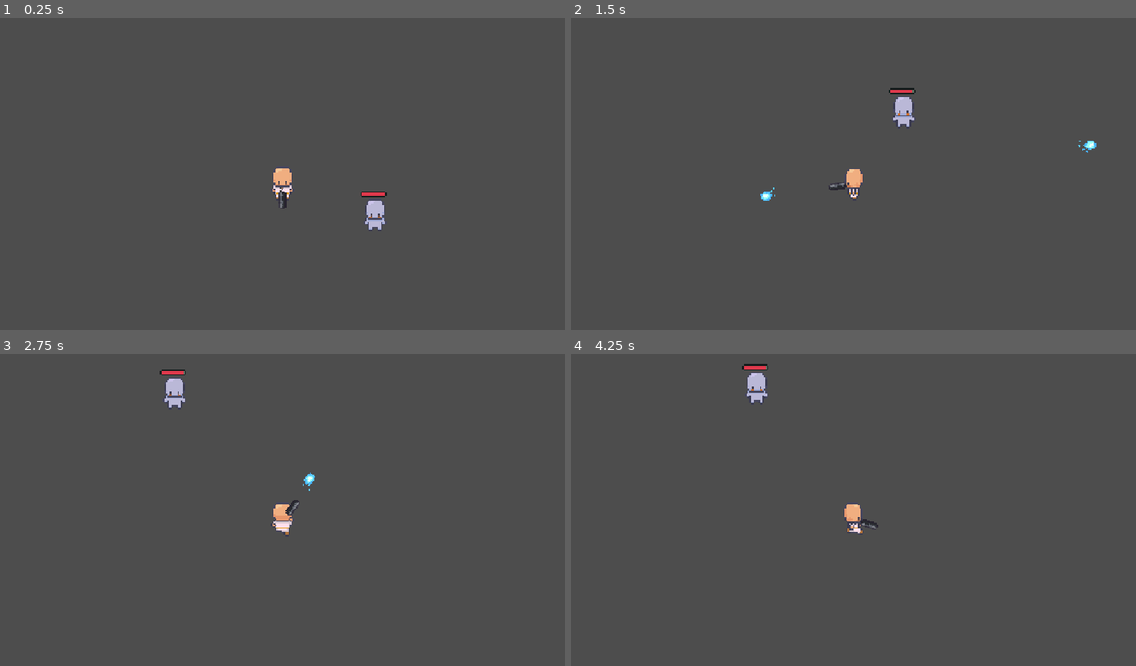
Above: before the commit, frames 1-4 (two rows, left to right).
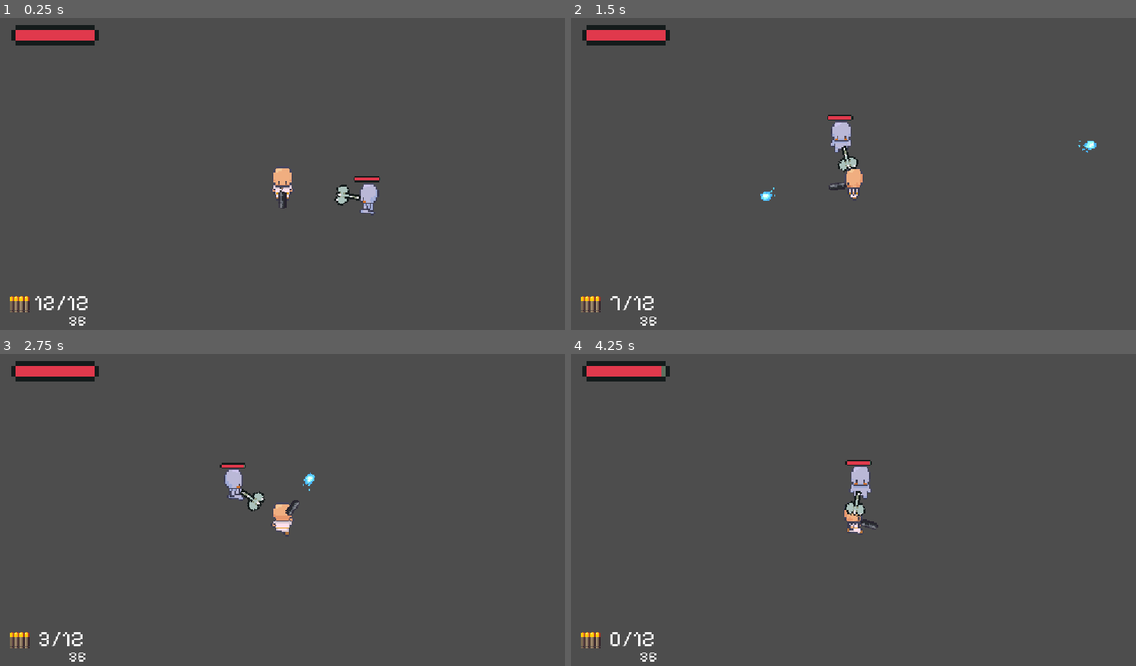
Above: after the commit, the same moments.

Repository: MonkeyMan1911/bounce-back-haven-jam
Game: Godot game, scene res://scenes/levels/test_rooms/test_room.tscn
Same seed, same stepped clock (60 frames per second), same inputs: the game is played once before the commit and once after it. The project has no main scene, so this scene is started directly.
Inputs (mouse positions are in pixels of both pictures, inside the frame that each line leads up to):
- Up to frame 1 (0.25 s): no input
- Up to frame 2 (1.5 s): move the mouse to (977, 161) at 0.52 s; press the mouse at (977, 161) at 0.53 s; hold D (move_right) 0.53-1.28 s; move the mouse to (740, 192) at 1.27 s; release the mouse at (740, 192) at 1.28 s; hold S (move_down) from 1.28 s (still down); click (740, 192) at 1.35 s
- Up to frame 3 (2.75 s): move the mouse to (339, 444) at 2.02 s; release S (move_down) at 2.03 s; press the mouse at (339, 444) at 2.03 s; hold D (move_right) from 2.03 s (still down)
- Up to frame 4 (4.25 s): move the mouse to (825, 575) at 2.77 s; release D (move_right) at 2.78 s; release the mouse at (825, 575) at 2.78 s; hold W (move_up) 2.78-3.53 s; click (825, 575) at 2.85 s; move the mouse to (1023, 559) at 3.52 s; press the mouse at (1023, 559) at 3.53 s; hold A (move_left) from 3.53 s (still down)

The runs differ from the first frame. In frame 1, 2.0% of the frame differs, in the area x 1-69%, y 2-99%; in frame 2, 2.1%; in frame 3, 2.0%; in frame 4, 2.1%, in the area x 1-54%, y 2-99%.

Commit message:
added axe gladiator

Diff:
--- /dev/null
+++ b/entities/characters/gladiator_2/gladiator_2.gd
@@ -0,0 +1,142 @@
+class_name Gladiator2
+extends CharacterBody2D
+
+@export var speed: float = 80.0
+@export var attack_damage: float = 10.0
+@export var attack_cooldown: float = 1.2
+@export var swing_time: float = 0.25
+@export var windup_time: float = 0.15
+@export_range(30.0, 270.0) var swing_arc_degrees: float = 120.0
+
+@export var attack_range_padding: float = 4.0
+
+@onready var health_component: HealthComponent = $HealthComponent
+@onready var animated_sprite: AnimatedSprite2D = $Sprite
+@onready var attack_radius_node: CollisionShape2D = $AttackRadius
+@onready var axe_pivot: Marker2D = $AxePivot
+@onready var axe: Area2D = $AxePivot/Axe
+
+var player: Player
+var facing_direction: Vector2 = Vector2.DOWN
+
+var _attack_range: float = 24.0
+var _swing_angle: float = 0.0
+var _is_attacking: bool = false
+var _can_attack: bool = true
+var _hit_this_swing: bool = false
+
+
+func _ready() -> void:
+	attack_radius_node.set_deferred("disabled", true)
+
+	var circle := attack_radius_node.shape as CircleShape2D
+	if circle:
+		_attack_range = circle.radius
+
+	axe.monitoring = false
+	axe.body_entered.connect(_on_axe_body_entered)
+	_update_axe_pivot()
+
+
+func _physics_process(_delta: float) -> void:
+	if not is_instance_valid(player):
+		player = get_tree().get_first_node_in_group("player") as Player
+		if player == null:
+			return
+
+	if _is_attacking:
+		velocity = Vector2.ZERO
+		_update_sprite_animation("idle")
+		_update_axe_pivot()
+		_check_swing_hits()
+		move_and_slide()
+		return
+
+	var to_player := player.global_position - global_position
+	var attack_center := global_position + attack_radius_node.position
+	var in_range := attack_center.distance_to(player.global_position) <= _attack_range + attack_range_padding
+
+	if to_player.length() > 0.01:
+		facing_direction = to_player.normalized()
+
+	if in_range:
+		velocity = Vector2.ZERO
+		if _can_attack:
+			_start_attack()
+	else:
+		velocity = facing_direction * speed
+
+	var is_walking := velocity != Vector2.ZERO
+	_update_sprite_animation("walk" if is_walking else "idle")
+	_update_axe_pivot()
+	move_and_slide()
+
+
+func take_damage(attack_damage_amount) -> void:
+	health_component.update_health(attack_damage_amount)
+
+
+#  Attacking
+func _start_attack() -> void:
+	_is_attacking = true
+	_can_attack = false
+	_hit_this_swing = false
+
+	var half_arc := deg_to_rad(swing_arc_degrees) * 0.5
+	_swing_angle = -half_arc
+
+	var tween := create_tween()
+	tween.tween_interval(windup_time)
+	tween.tween_callback(func(): axe.monitoring = true)
+	tween.tween_method(_set_swing_angle, -half_arc, half_arc, swing_time)
+	tween.tween_callback(_end_swing)
+
+
+func _set_swing_angle(value: float) -> void:
+	_swing_angle = value
+
+
+func _end_swing() -> void:
+	axe.monitoring = false
+	_swing_angle = 0.0
+	_is_attacking = false
+	_update_axe_pivot()
+	get_tree().create_timer(attack_cooldown).timeout.connect(func(): _can_attack = true)
+
+
+func _on_axe_body_entered(body: Node2D) -> void:
+	_try_hit(body)
+
+func _check_swing_hits() -> void:
+	if not axe.monitoring or _hit_this_swing:
+		return
+	for body in axe.get_overlapping_bodies():
+		_try_hit(body)
+
+
+func _try_hit(body: Node2D) -> void:
+	if not _is_attacking or _hit_this_swing:
+		return
+	if body is Player:
+		_hit_this_swing = true  # one hit per swing
+		body.health_component.update_health(attack_damage)
+
+func _update_axe_pivot() -> void:
+	axe_pivot.rotation = facing_direction.angle() - PI / 2.0 + _swing_angle
+
+
+# Animation
+
+func _update_sprite_animation(state: String) -> void:
+	if not animated_sprite or not animated_sprite.sprite_frames:
+		return
+	var animation_name: String = state + "_" + _get_direction_string(facing_direction)
+	if animated_sprite.sprite_frames.has_animation(animation_name):
+		if animated_sprite.animation != animation_name:
+			animated_sprite.play(animation_name)
+
+
+func _get_direction_string(dir: Vector2) -> String:
+	if abs(dir.x) > abs(dir.y):
+		return "right" if dir.x > 0 else "left"
+	return "down" if dir.y > 0 else "up"
--- /dev/null
+++ b/entities/characters/gladiator_2/gladiator_2.tscn
@@ -0,0 +1,435 @@
+[gd_scene format=3 uid="uid://b2s5py1ubfij5"]
+
+[ext_resource type="Script" uid="uid://bid5lgvrcgijn" path="res://entities/characters/gladiator_2/gladiator_2.gd" id="1_8xabs"]
+[ext_resource type="Texture2D" uid="uid://cjamk14djknfk" path="res://assets/sprites/characters/dummy.png" id="1_wxcma"]
+[ext_resource type="PackedScene" uid="uid://q88u47wgunc2" path="res://components/health_component.tscn" id="2_223j8"]
+[ext_resource type="PackedScene" uid="uid://dabf5o3rt350k" path="res://components/health_bar.tscn" id="3_8xabs"]
+[ext_resource type="PackedScene" uid="uid://dwp05trjhua34" path="res://entities/weapons/axe.tscn" id="5_7beeh"]
+
+[sub_resource type="AtlasTexture" id="AtlasTexture_boeok"]
+atlas = ExtResource("1_wxcma")
+region = Rect2(288, 32, 16, 32)
+
+[sub_resource type="AtlasTexture" id="AtlasTexture_ktepc"]
+atlas = ExtResource("1_wxcma")
+region = Rect2(304, 32, 16, 32)
+
+[sub_resource type="AtlasTexture" id="AtlasTexture_lpbva"]
+atlas = ExtResource("1_wxcma")
+region = Rect2(320, 32, 16, 32)
+
+[sub_resource type="AtlasTexture" id="AtlasTexture_kr3mc"]
+atlas = ExtResource("1_wxcma")
+region = Rect2(336, 32, 16, 32)
+
+[sub_resource type="AtlasTexture" id="AtlasTexture_s0fuu"]
+atlas = ExtResource("1_wxcma")
+region = Rect2(352, 32, 16, 32)
+
+[sub_resource type="AtlasTexture" id="AtlasTexture_sebo4"]
+atlas = ExtResource("1_wxcma")
+region = Rect2(368, 32, 16, 32)
+
+[sub_resource type="AtlasTexture" id="AtlasTexture_u6ype"]
+atlas = ExtResource("1_wxcma")
+region = Rect2(192, 32, 16, 32)
+
+[sub_resource type="AtlasTexture" id="AtlasTexture_acmbd"]
+atlas = ExtResource("1_wxcma")
+region = Rect2(208, 32, 16, 32)
+
+[sub_resource type="AtlasTexture" id="AtlasTexture_05ctx"]
+atlas = ExtResource("1_wxcma")
+region = Rect2(224, 32, 16, 32)
+
+[sub_resource type="AtlasTexture" id="AtlasTexture_x8j86"]
+atlas = ExtResource("1_wxcma")
+region = Rect2(240, 32, 16, 32)
+
+[sub_resource type="AtlasTexture" id="AtlasTexture_uidqx"]
+atlas = ExtResource("1_wxcma")
+region = Rect2(256, 32, 16, 32)
+
+[sub_resource type="AtlasTexture" id="AtlasTexture_fyi4o"]
+atlas = ExtResource("1_wxcma")
+region = Rect2(272, 32, 16, 32)
+
+[sub_resource type="AtlasTexture" id="AtlasTexture_mmbtc"]
+atlas = ExtResource("1_wxcma")
+region = Rect2(0, 32, 16, 32)
+
+[sub_resource type="AtlasTexture" id="AtlasTexture_uknsj"]
+atlas = ExtResource("1_wxcma")
+region = Rect2(16, 32, 16, 32)
+
+[sub_resource type="AtlasTexture" id="AtlasTexture_v4s0d"]
+atlas = ExtResource("1_wxcma")
+region = Rect2(32, 32, 16, 32)
+
+[sub_resource type="AtlasTexture" id="AtlasTexture_lt6ag"]
+atlas = ExtResource("1_wxcma")
+region = Rect2(48, 32, 16, 32)
+
+[sub_resource type="AtlasTexture" id="AtlasTexture_2sldo"]
+atlas = ExtResource("1_wxcma")
+region = Rect2(64, 32, 16, 32)
+
+[sub_resource type="AtlasTexture" id="AtlasTexture_uoshc"]
+atlas = ExtResource("1_wxcma")
+region = Rect2(80, 32, 16, 32)
+
+[sub_resource type="AtlasTexture" id="AtlasTexture_5t0dv"]
+atlas = ExtResource("1_wxcma")
+region = Rect2(96, 32, 16, 32)
+
+[sub_resource type="AtlasTexture" id="AtlasTexture_6joc0"]
+atlas = ExtResource("1_wxcma")
+region = Rect2(112, 32, 16, 32)
+
+[sub_resource type="AtlasTexture" id="AtlasTexture_wan1e"]
+atlas = ExtResource("1_wxcma")
+region = Rect2(128, 32, 16, 32)
+
+[sub_resource type="AtlasTexture" id="AtlasTexture_o6lrx"]
+atlas = ExtResource("1_wxcma")
+region = Rect2(144, 32, 16, 32)
+
+[sub_resource type="AtlasTexture" id="AtlasTexture_6wf8n"]
+atlas = ExtResource("1_wxcma")
+region = Rect2(160, 32, 16, 32)
+
+[sub_resource type="AtlasTexture" id="AtlasTexture_jw7lu"]
+atlas = ExtResource("1_wxcma")
+region = Rect2(176, 32, 16, 32)
+
+[sub_resource type="AtlasTexture" id="AtlasTexture_lgja5"]
+atlas = ExtResource("1_wxcma")
+region = Rect2(288, 64, 16, 32)
+
+[sub_resource type="AtlasTexture" id="AtlasTexture_223j8"]
+atlas = ExtResource("1_wxcma")
+region = Rect2(304, 64, 16, 32)
+
+[sub_resource type="AtlasTexture" id="AtlasTexture_8xabs"]
+atlas = ExtResource("1_wxcma")
+region = Rect2(320, 64, 16, 32)
+
+[sub_resource type="AtlasTexture" id="AtlasTexture_7beeh"]
+atlas = ExtResource("1_wxcma")
+region = Rect2(336, 64, 16, 32)
+
+[sub_resource type="AtlasTexture" id="AtlasTexture_iqg6c"]
+atlas = ExtResource("1_wxcma")
+region = Rect2(352, 64, 16, 32)
+
+[sub_resource type="AtlasTexture" id="AtlasTexture_j4w0n"]
+atlas = ExtResource("1_wxcma")
+region = Rect2(368, 64, 16, 32)
+
+[sub_resource type="AtlasTexture" id="AtlasTexture_xeo7f"]
+atlas = ExtResource("1_wxcma")
+region = Rect2(192, 64, 16, 32)
+
+[sub_resource type="AtlasTexture" id="AtlasTexture_20toq"]
+atlas = ExtResource("1_wxcma")
+region = Rect2(208, 64, 16, 32)
+
+[sub_resource type="AtlasTexture" id="AtlasTexture_ijuw2"]
+atlas = ExtResource("1_wxcma")
+region = Rect2(224, 64, 16, 32)
+
+[sub_resource type="AtlasTexture" id="AtlasTexture_8pobi"]
+atlas = ExtResource("1_wxcma")
+region = Rect2(240, 64, 16, 32)
+
+[sub_resource type="AtlasTexture" id="AtlasTexture_7smxx"]
+atlas = ExtResource("1_wxcma")
+region = Rect2(256, 64, 16, 32)
+
+[sub_resource type="AtlasTexture" id="AtlasTexture_4qjis"]
+atlas = ExtResource("1_wxcma")
+region = Rect2(272, 64, 16, 32)
+
+[sub_resource type="AtlasTexture" id="AtlasTexture_id4vx"]
+atlas = ExtResource("1_wxcma")
+region = Rect2(0, 64, 16, 32)
+
+[sub_resource type="AtlasTexture" id="AtlasTexture_7mqyv"]
+atlas = ExtResource("1_wxcma")
+region = Rect2(16, 64, 16, 32)
+
+[sub_resource type="AtlasTexture" id="AtlasTexture_x7boa"]
+atlas = ExtResource("1_wxcma")
+region = Rect2(32, 64, 16, 32)
+
+[sub_resource type="AtlasTexture" id="AtlasTexture_eks26"]
+atlas = ExtResource("1_wxcma")
+region = Rect2(48, 64, 16, 32)
+
+[sub_resource type="AtlasTexture" id="AtlasTexture_bt2mp"]
+atlas = ExtResource("1_wxcma")
+region = Rect2(64, 64, 16, 32)
+
+[sub_resource type="AtlasTexture" id="AtlasTexture_op1kv"]
+atlas = ExtResource("1_wxcma")
+region = Rect2(80, 64, 16, 32)
+
+[sub_resource type="AtlasTexture" id="AtlasTexture_n0q87"]
+atlas = ExtResource("1_wxcma")
+region = Rect2(96, 64, 16, 32)
+
+[sub_resource type="AtlasTexture" id="AtlasTexture_8nlsj"]
+atlas = ExtResource("1_wxcma")
+region = Rect2(112, 64, 16, 32)
+
+[sub_resource type="AtlasTexture" id="AtlasTexture_mms5r"]
+atlas = ExtResource("1_wxcma")
+region = Rect2(128, 64, 16, 32)
+
+[sub_resource type="AtlasTexture" id="AtlasTexture_ftxv8"]
+atlas = ExtResource("1_wxcma")
+region = Rect2(144, 64, 16, 32)
+
+[sub_resource type="AtlasTexture" id="AtlasTexture_ubcs7"]
+atlas = ExtResource("1_wxcma")
+region = Rect2(160, 64, 16, 32)
+
+[sub_resource type="AtlasTexture" id="AtlasTexture_0oriy"]
+atlas = ExtResource("1_wxcma")
+region = Rect2(176, 64, 16, 32)
+
+[sub_resource type="SpriteFrames" id="SpriteFrames_4cqea"]
+animations = [{
+"frames": [{
+"duration": 1.0,
+"texture": SubResource("AtlasTexture_boeok")
+}, {
+"duration": 1.0,
+"texture": SubResource("AtlasTexture_ktepc")
+}, {
+"duration": 1.0,
+"texture": SubResource("AtlasTexture_lpbva")
+}, {
+"duration": 1.0,
+"texture": SubResource("AtlasTexture_kr3mc")
+}, {
+"duration": 1.0,
+"texture": SubResource("AtlasTexture_s0fuu")
+}, {
+"duration": 1.0,
+"texture": SubResource("AtlasTexture_sebo4")
+}],
+"loop": 1,
+"name": &"idle_down",
+"speed": 12.0
+}, {
+"frames": [{
+"duration": 1.0,
+"texture": SubResource("AtlasTexture_u6ype")
+}, {
+"duration": 1.0,
+"texture": SubResource("AtlasTexture_acmbd")
+}, {
+"duration": 1.0,
+"texture": SubResource("AtlasTexture_05ctx")
+}, {
+"duration": 1.0,
+"texture": SubResource("AtlasTexture_x8j86")
+}, {
+"duration": 1.0,
+"texture": SubResource("AtlasTexture_uidqx")
+}, {
+"duration": 1.0,
+"texture": SubResource("AtlasTexture_fyi4o")
+}],
+"loop": 1,
+"name": &"idle_left",
+"speed": 12.0
+}, {
+"frames": [{
+"duration": 1.0,
+"texture": SubResource("AtlasTexture_mmbtc")
+}, {
+"duration": 1.0,
+"texture": SubResource("AtlasTexture_uknsj")
+}, {
+"duration": 1.0,
+"texture": SubResource("AtlasTexture_v4s0d")
+}, {
+"duration": 1.0,
+"texture": SubResource("AtlasTexture_lt6ag")
+}, {
+"duration": 1.0,
+"texture": SubResource("AtlasTexture_2sldo")
+}, {
+"duration": 1.0,
+"texture": SubResource("AtlasTexture_uoshc")
+}],
+"loop": 1,
+"name": &"idle_right",
+"speed": 12.0
+}, {
+"frames": [{
+"duration": 1.0,
+"texture": SubResource("AtlasTexture_5t0dv")
+}, {
+"duration": 1.0,
+"texture": SubResource("AtlasTexture_6joc0")
+}, {
+"duration": 1.0,
+"texture": SubResource("AtlasTexture_wan1e")
+}, {
+"duration": 1.0,
+"texture": SubResource("AtlasTexture_o6lrx")
+}, {
+"duration": 1.0,
+"texture": SubResource("AtlasTexture_6wf8n")
+}, {
+"duration": 1.0,
+"texture": SubResource("AtlasTexture_jw7lu")
+}],
+"loop": 1,
+"name": &"idle_up",
+"speed": 12.0
+}, {
+"frames": [{
+"duration": 1.0,
+"texture": SubResource("AtlasTexture_lgja5")
+}, {
+"duration": 1.0,
+"texture": SubResource("AtlasTexture_223j8")
+}, {
+"duration": 1.0,
+"texture": SubResource("AtlasTexture_8xabs")
+}, {
+"duration": 1.0,
+"texture": SubResource("AtlasTexture_7beeh")
+}, {
+"duration": 1.0,
+"texture": SubResource("AtlasTexture_iqg6c")
+}, {
+"duration": 1.0,
+"texture": SubResource("AtlasTexture_j4w0n")
+}],
+"loop": 1,
+"name": &"walk_down",
+"speed": 12.0
+}, {
+"frames": [{
+"duration": 1.0,
+"texture": SubResource("AtlasTexture_xeo7f")
+}, {
+"duration": 1.0,
+"texture": SubResource("AtlasTexture_20toq")
+}, {
+"duration": 1.0,
+"texture": SubResource("AtlasTexture_ijuw2")
+}, {
+"duration": 1.0,
+"texture": SubResource("AtlasTexture_8pobi")
+}, {
+"duration": 1.0,
+"texture": SubResource("AtlasTexture_7smxx")
+}, {
+"duration": 1.0,
+"texture": SubResource("AtlasTexture_4qjis")
+}],
+"loop": 1,
+"name": &"walk_left",
+"speed": 12.0
+}, {
+"frames": [{
+"duration": 1.0,
+"texture": SubResource("AtlasTexture_id4vx")
+}, {
+"duration": 1.0,
+"texture": SubResource("AtlasTexture_7mqyv")
+}, {
+"duration": 1.0,
+"texture": SubResource("AtlasTexture_x7boa")
+}, {
+"duration": 1.0,
+"texture": SubResource("AtlasTexture_eks26")
+}, {
+"duration": 1.0,
+"texture": SubResource("AtlasTexture_bt2mp")
+}, {
+"duration": 1.0,
+"texture": SubResource("AtlasTexture_op1kv")
+}],
+"loop": 1,
+"name": &"walk_right",
+"speed": 12.0
+}, {
+"frames": [{
+"duration": 1.0,
+"texture": SubResource("AtlasTexture_n0q87")
+}, {
+"duration": 1.0,
+"texture": SubResource("AtlasTexture_8nlsj")
+}, {
+"duration": 1.0,
+"texture": SubResource("AtlasTexture_mms5r")
+}, {
+"duration": 1.0,
+"texture": SubResource("AtlasTexture_ftxv8")
+}, {
+"duration": 1.0,
+"texture": SubResource("AtlasTexture_ubcs7")
+}, {
+"duration": 1.0,
+"texture": SubResource("AtlasTexture_0oriy")
+}],
+"loop": 1,
+"name": &"walk_up",
+"speed": 12.0
+}]
+
+[sub_resource type="CapsuleShape2D" id="CapsuleShape2D_xeo7f"]
+radius = 6.0
+height = 26.0
+
+[sub_resource type="CapsuleShape2D" id="CapsuleShape2D_7beeh"]
+radius = 6.0
+height = 22.0
+
+[sub_resource type="CircleShape2D" id="CircleShape2D_8xabs"]
+radius = 21.095022
+
+[node name="Gladiator_2" type="CharacterBody2D" unique_id=1272128726]
+script = ExtResource("1_8xabs")
+
+[node name="Sprite" type="AnimatedSprite2D" parent="." unique_id=1977934642]
+sprite_frames = SubResource("SpriteFrames_4cqea")
+animation = &"idle_down"
+autoplay = "idle_down"
+frame_progress = 0.30921915
+
+[node name="Collider" type="CollisionShape2D" parent="." unique_id=626463007]
+position = Vector2(0, 4)
+shape = SubResource("CapsuleShape2D_xeo7f")
+
+[node name="HealthComponent" parent="." unique_id=1183181241 node_paths=PackedStringArray("health_bar") instance=ExtResource("2_223j8")]
+position = Vector2(0, 5)
+health_bar = NodePath("../HealthBar")
+
+[node name="HealthBar" parent="." unique_id=1977648583 instance=ExtResource("3_8xabs")]
+position = Vector2(-10, -11)
+
+[node name="Hurtbox" type="Area2D" parent="." unique_id=1023714969]
+
+[node name="HurtboxCollider" type="CollisionShape2D" parent="Hurtbox" unique_id=1551224387]
+position = Vector2(0, 5)
+shape = SubResource("CapsuleShape2D_7beeh")
+debug_color = Color(0.6620359, 0.08316059, 0.19991067, 0.41960785)
+
+[node name="AttackRadius" type="CollisionShape2D" parent="." unique_id=1981720715]
+position = Vector2(0, 5)
+shape = SubResource("CircleShape2D_8xabs")
+
+[node name="AxePivot" type="Marker2D" parent="." unique_id=632313337]
+position = Vector2(0, 5)
+
+[node name="Axe" parent="AxePivot" unique_id=1718391172 instance=ExtResource("5_7beeh")]
+position = Vector2(0, 14)
+rotation = -3.1415925
--- a/entities/characters/player/player.gd
+++ b/entities/characters/player/player.gd
@@ -20,6 +20,9 @@
 var bullets_paused: bool = false
 var normal_bullet_speed: float
 
+func _ready() -> void:
+	add_to_group("player")
+
 func _physics_process(delta: float) -> void:
 	if Input.is_action_just_pressed("time_pause"):
 		if !bullets_paused:
@@ -34,28 +37,23 @@
 
 	if Input.is_action_pressed("shoot"):
 		gun.fire()
-		print(gun.current_ammo)
 	if Input.is_action_just_pressed("reload") or gun.current_ammo == 0:
 		gun.reload()
 
-	# --- Aim: gun and sprite follow the cursor freely ---
 	var to_mouse := get_global_mouse_position() - global_position
 	if to_mouse.length() > aim_deadzone:
 		aim_vector = to_mouse.normalized()
 
-	# Gun angle (0 = down), wrapped to [-PI, PI]
 	gun_dir = wrapf(aim_vector.angle() - PI / 2.0, -PI, PI)
 	gun.rotation = gun_dir
 	_match_gun_sprite_direction()
 
-	# --- Movement relative to the aim direction ---
 	input_vector = Input.get_vector("move_left", "move_right", "move_up", "move_down")
 	var is_walking := input_vector != Vector2.ZERO
 
 	if is_walking:
 		var forward := aim_vector
-		var right := aim_vector.rotated(PI / 2.0)   # perpendicular, to the player's right
-		# get_vector's y is negative for "up", so flip it to get forward/back
+		var right := aim_vector.rotated(PI / 2.0)
 		var move_dir := forward * -input_vector.y + right * input_vector.x
 		velocity = velocity.move_toward(move_dir * speed, acceleration)
 	else:
@@ -87,8 +85,7 @@
 	_update_sprite_animation("idle")
 
 
-# --- Facing ---
-
+#  Facing
 func _quadrant_for_angle(angle: float) -> Vector2:
 	if angle > -PI / 4.0 and angle < PI / 4.0:
 		return Vector2.DOWN
@@ -103,8 +100,7 @@
 	facing_direction = _quadrant_for_angle(gun_dir)
 
 
-# --- Animation ---
-
+#  Animation
 func _update_sprite_animation(state: String) -> void:
 	if not animated_sprite:
 		return
--- a/entities/characters/player/player.tscn
+++ b/entities/characters/player/player.tscn
@@ -6,6 +6,7 @@
 [ext_resource type="Texture2D" uid="uid://ybk30lsgce1h" path="res://assets/sprites/weapons/assault_rifle_down.png" id="4_bls4j"]
 [ext_resource type="PackedScene" uid="uid://ce2lf8sl5qhvu" path="res://entities/weapons/bullet.tscn" id="4_fkugw"]
 [ext_resource type="PackedScene" uid="uid://q88u47wgunc2" path="res://components/health_component.tscn" id="7_0d5hj"]
+[ext_resource type="PackedScene" uid="uid://cdru213wxmx4i" path="res://components/hud.tscn" id="7_m0gj2"]
 
 [sub_resource type="AtlasTexture" id="AtlasTexture_m0gj2"]
 atlas = ExtResource("2_a3s12")
@@ -399,7 +400,7 @@
 
 [node name="Sprite" type="AnimatedSprite2D" parent="." unique_id=1170241637]
 sprite_frames = SubResource("SpriteFrames_4cqea")
-animation = &"walk_up"
+animation = &"idle_down"
 
 [node name="Collider" type="CollisionShape2D" parent="." unique_id=1343961804]
 position = Vector2(0, 4)
@@ -421,3 +422,6 @@
 position = Vector2(0, 5)
 shape = SubResource("CapsuleShape2D_a3s12")
 debug_color = Color(0.6620359, 0.08316059, 0.19991067, 0.41960785)
+
+[node name="HUD" parent="." unique_id=437859698 node_paths=PackedStringArray("player") instance=ExtResource("7_m0gj2")]
+player = NodePath("..")
--- /dev/null
+++ b/entities/weapons/axe.tscn
@@ -0,0 +1,20 @@
+[gd_scene format=3 uid="uid://dwp05trjhua34"]
+
+[ext_resource type="Script" uid="uid://lcktx0kopol0" path="res://entities/weapons/axe.gd" id="1_ed1gt"]
+[ext_resource type="Texture2D" uid="uid://c3f5bkt6pe77k" path="res://assets/sprites/weapons/Gladiator Weapons/axe.png" id="1_hukd4"]
+
+[sub_resource type="CapsuleShape2D" id="CapsuleShape2D_gu6wn"]
+radius = 4.0
+height = 12.0
+
+[node name="Axe" type="Area2D" unique_id=1718391172]
+script = ExtResource("1_ed1gt")
+
+[node name="Sprite2D" type="Sprite2D" parent="." unique_id=1733513223]
+scale = Vector2(1.3, 1.3)
+texture = ExtResource("1_hukd4")
+
+[node name="CollisionShape2D" type="CollisionShape2D" parent="." unique_id=1724416660]
+position = Vector2(0, -3)
+rotation = 1.5707964
+shape = SubResource("CapsuleShape2D_gu6wn")
--- a/entities/weapons/bullet.gd
+++ b/entities/weapons/bullet.gd
@@ -1,7 +1,7 @@
 class_name Bullet
 extends Area2D
 
-@export var max_bounces: int = -1  # -1 = unlimited (still dies at bullet_range)
+@export var max_bounces: int = -1
 
 var speed: float
 var damage: float
@@ -28,7 +28,6 @@
 	direction = gun.shot_direction
 	global_rotation = direction.angle()
 
-	# Don't let the ray hit the bullet itself or whoever fired it
 	_exclude.append(get_rid())
 	if shooter is CollisionObject2D:
 		_exclude.append(shooter.get_rid())
@@ -40,7 +39,6 @@
 	var remaining := speed * delta
 	var space := get_world_2d().direct_space_state
 
-	# Loop so a bullet can bounce more than once in a frame (e.g. into a corner)
 	for i in 4:
 		if remaining <= 0.0:
 			break
@@ -58,7 +56,6 @@
 			distance_traveled += remaining
 			break
 
-		# Travel to the impact point
 		var travelled := global_position.distance_to(hit.position)
 		distance_traveled += travelled
 		remaining -= travelled
@@ -71,7 +68,6 @@
 			queue_free()
 			return
 
-		# Reflect and nudge off the surface so we don't re-hit it next step
 		bounces += 1
 		direction = direction.bounce(hit.normal).normalized()
 		global_position = hit.position + hit.normal * 0.1
--- a/scenes/levels/test_rooms/test_room.tscn
+++ b/scenes/levels/test_rooms/test_room.tscn
@@ -1,14 +1,14 @@
 [gd_scene format=3 uid="uid://de8aj8eup3m2"]
 
+[ext_resource type="PackedScene" uid="uid://b2s5py1ubfij5" path="res://entities/characters/gladiator_2/gladiator_2.tscn" id="3_baomh"]
 [ext_resource type="PackedScene" uid="uid://cni0pfabdyuio" path="res://entities/characters/player/player.tscn" id="3_ny0ho"]
-[ext_resource type="PackedScene" uid="uid://c2w3oqax2ccgc" path="res://entities/characters/dummy/dummy.tscn" id="4_baomh"]
 
 [node name="test_room" type="Node2D" unique_id=1054231959]
 
 [node name="TileMap" type="Node2D" parent="." unique_id=287251141]
 position = Vector2(765, 524)
 
-[node name="Dummy" parent="." unique_id=1834386159 instance=ExtResource("4_baomh")]
-position = Vector2(63, 21)
+[node name="Player" parent="." unique_id=698163481 instance=ExtResource("3_ny0ho")]
 
-[node name="Player" parent="." unique_id=698163481 instance=ExtResource("3_ny0ho")]
+[node name="Gladiator_2" parent="." unique_id=1272128726 instance=ExtResource("3_baomh")]
+position = Vector2(78, 14)
Not shown, added: entities/characters/gladiator_2/gladiator_2.gd.uid
